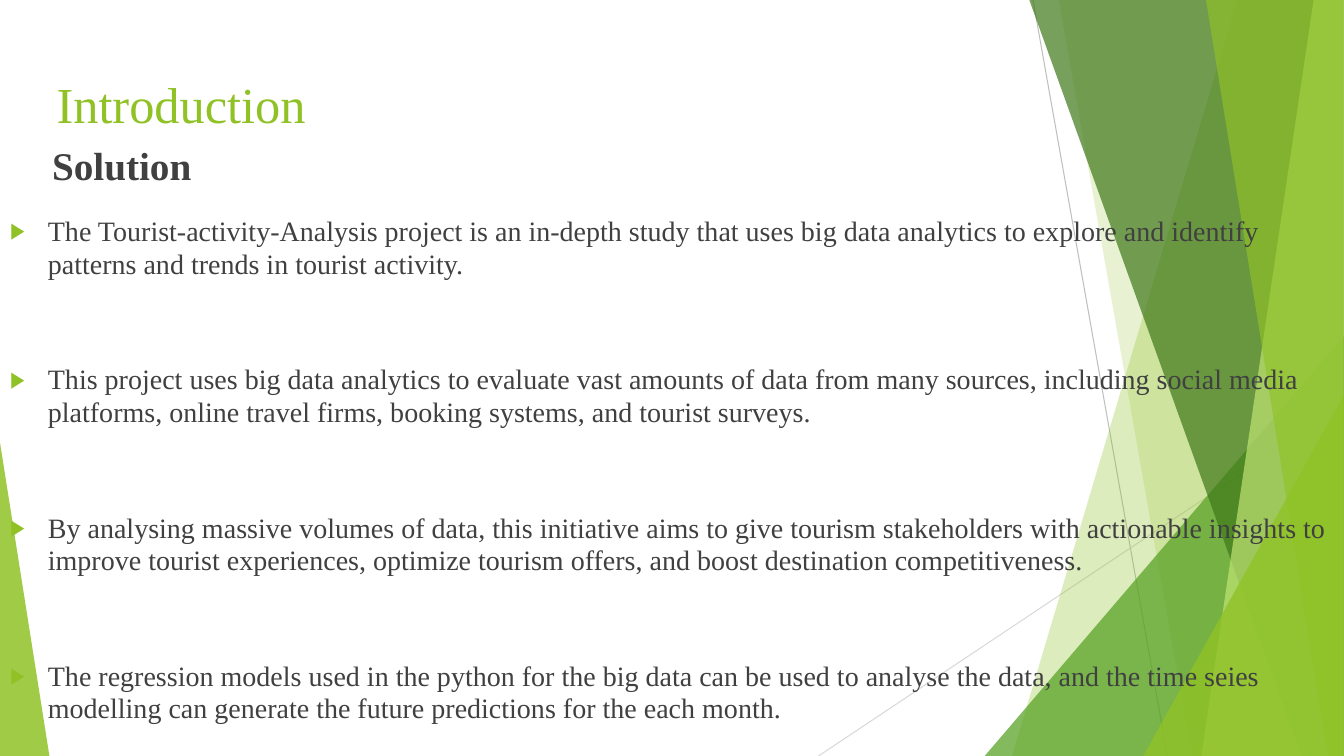
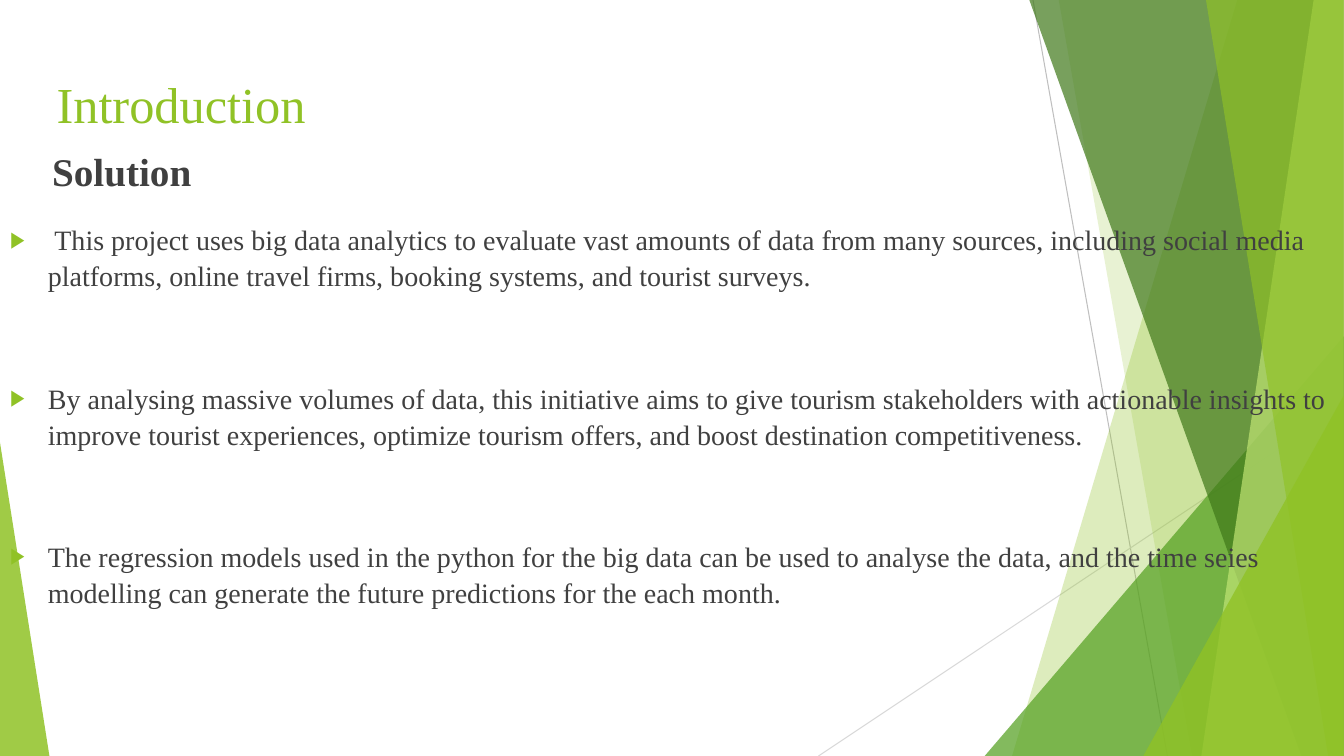
Before and after one commit to saisumanth1401/Tourist-Behaviour-Analysis, a slide deck: slide 4 of Documentation/Tourist-Behaviour-Analysis.pptx. Drawn at 1344x756 pixels with LibreOffice and Linux fonts; fonts in the diff are those of the drawing. Boxes give left, top, right and bottom in pixels: in the first picture for what was removed or moved away, otherwise in the second. Text is boxed around its words. In the diff, an @@ line names an element or a change of style, - is before the commit and + after.

```diff
--- a/Documentation/Tourist-Behaviour-Analysis.pptx
+++ b/Documentation/Tourist-Behaviour-Analysis.pptx
@@ text "Solution" at (48,159,1325,608): line spacing 0.97 to 1.07 @@
@@ text at (48,220,1258,279): paragraph removed @@
-▶ The Tourist-activity-Analysis project is an in-depth study that uses big data analytics to explore and identify patterns and trends in tourist activity.
```
Also in this commit, not shown: 9 other slides changed, 2 slides added, 9 slides removed.
